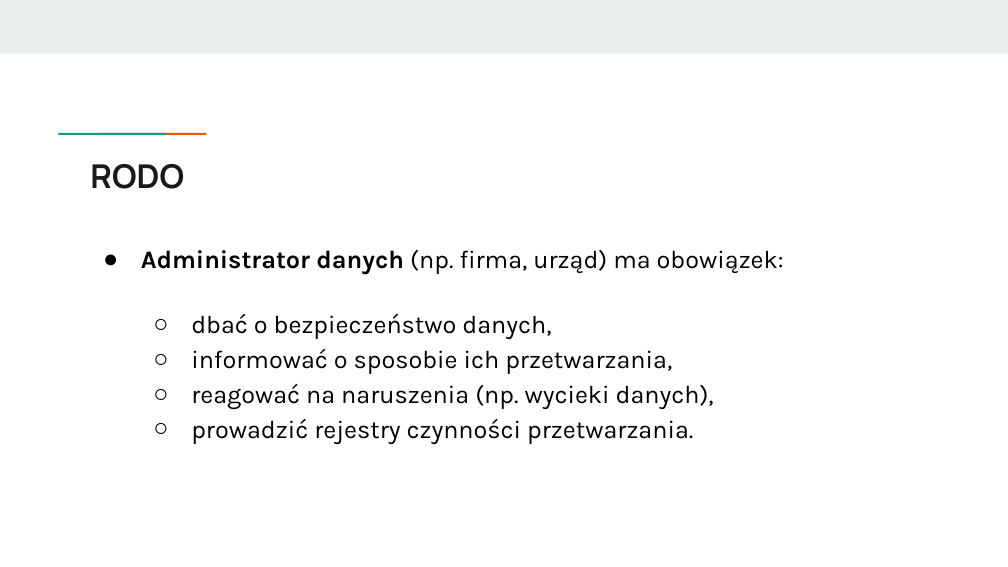
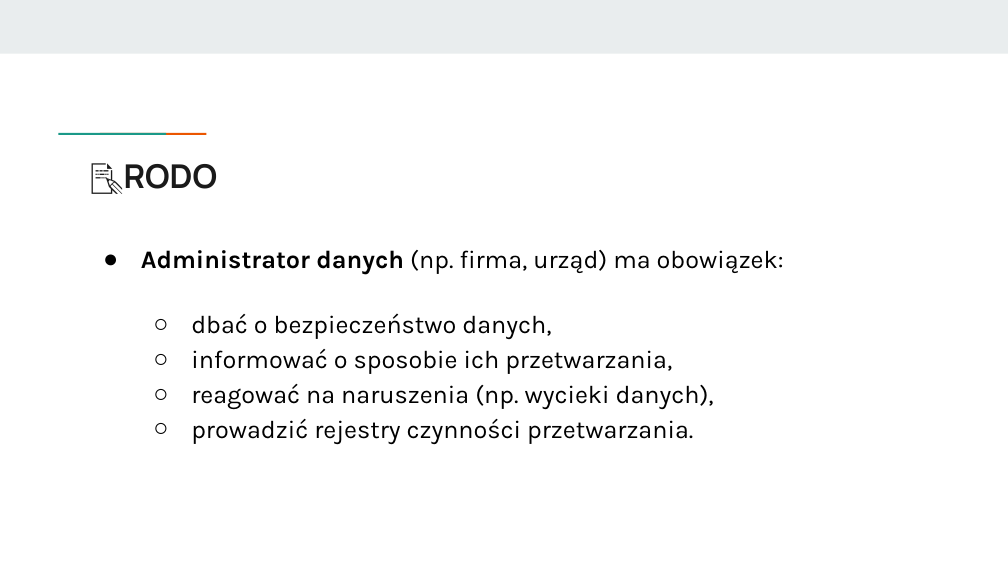
Before and after one commit to KasiaKasia/PRZEDMIOTY, a slide deck: slide 59 of ZASTOSOWANIE_INFORMATYKI/1A-gr_2/Zastosowanie informatyki - 1A gr. 2.pptx. Drawn at 1008x567 pixels with LibreOffice and Linux fonts; fonts in the diff are those of the drawing. Boxes give left, top, right and bottom in pixels: in the first picture for what was removed or moved away, otherwise in the second. Text is boxed around its words. In the diff, an @@ line names an element or a change of style, - is before the commit and + after.

```diff
--- a/ZASTOSOWANIE_INFORMATYKI/1A-gr_2/Zastosowanie informatyki - 1A gr. 2.pptx
+++ b/ZASTOSOWANIE_INFORMATYKI/1A-gr_2/Zastosowanie informatyki - 1A gr. 2.pptx
@@ title at bbox=[124, 164, 218, 189]: text changed @@
-RODO
+📝RODO
```
Also in this commit, not shown: 14 other slides changed, 3 other files.
